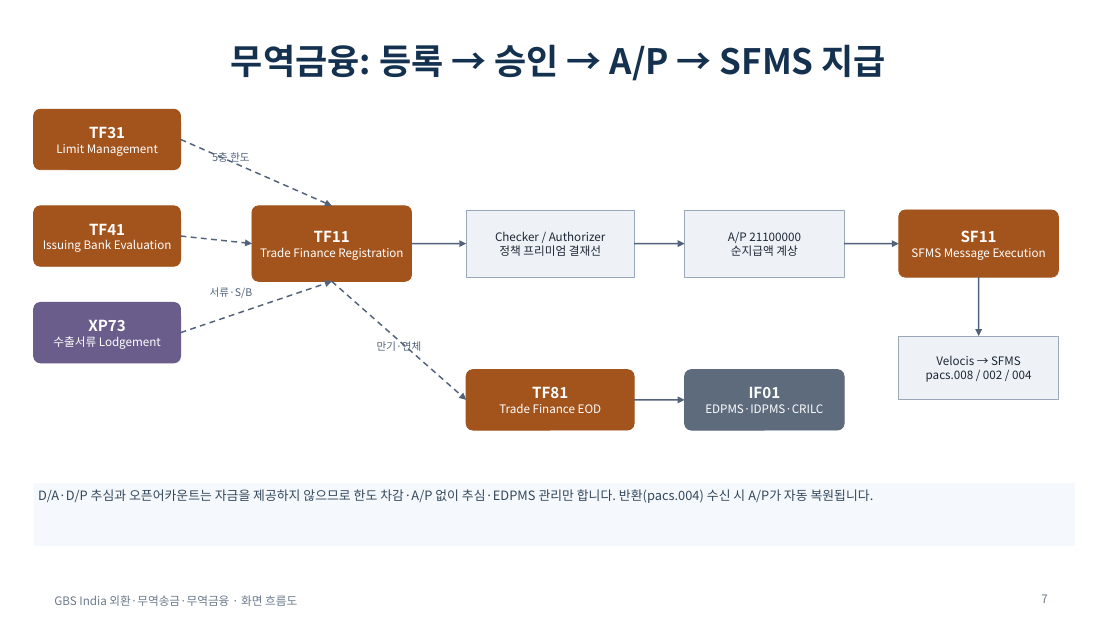
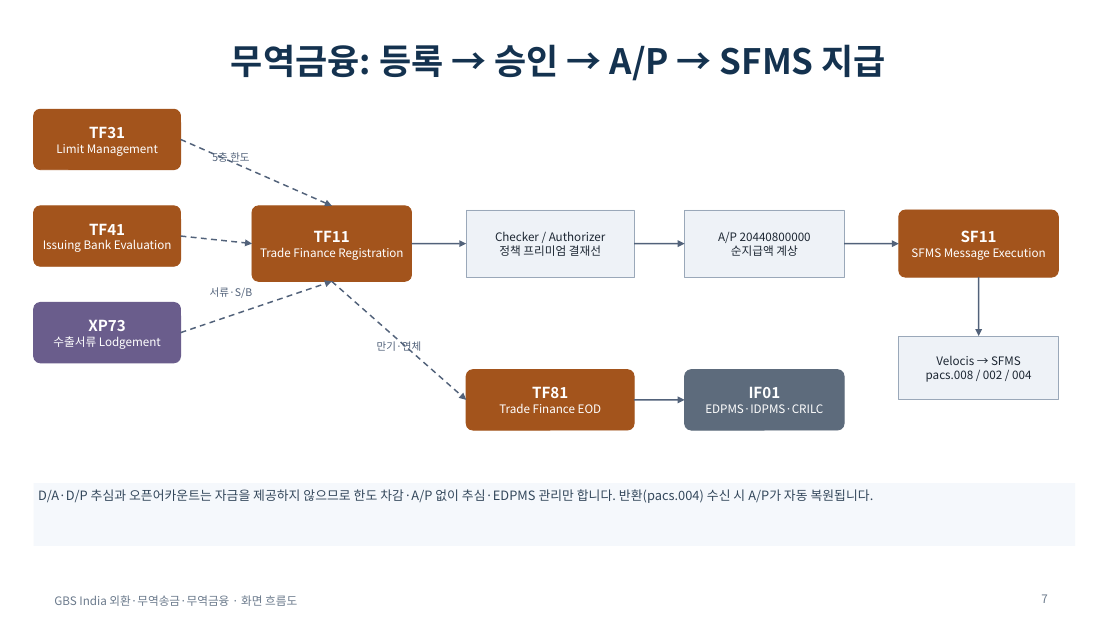
Before and after one commit to bellrubytiger-eng/Tradefinance, a slide deck: slide 7 of docs/04_화면흐름도.pptx. Drawn at 1120x630 pixels with LibreOffice and Linux fonts; fonts in the diff are those of the drawing. Boxes give left, top, right and bottom in pixels: in the first picture for what was removed or moved away, otherwise in the second. Text is boxed around its words. In the diff, an @@ line names an element or a change of style, - is before the commit and + after.

```diff
--- a/docs/04_화면흐름도.pptx
+++ b/docs/04_화면흐름도.pptx
@@ text at <box>718,232,811,243</box>: text changed @@
-A/P 21100000
+A/P 20440800000
```
Also in this commit, not shown: 17 other files.
